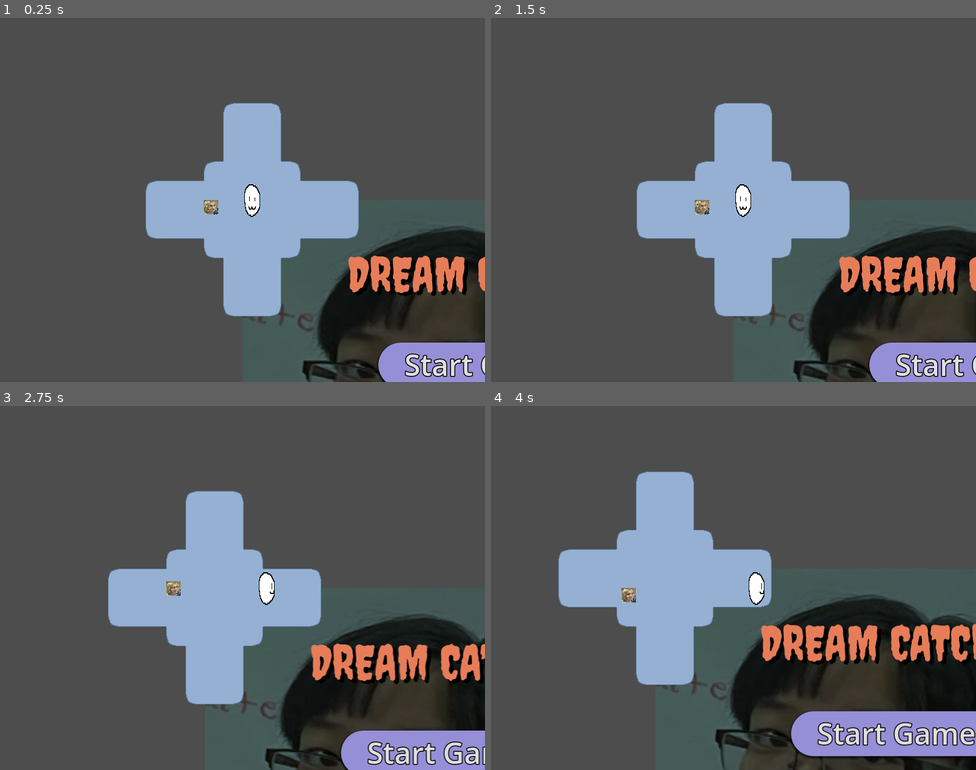
Above: before the commit, frames 1-4 (two rows, left to right).
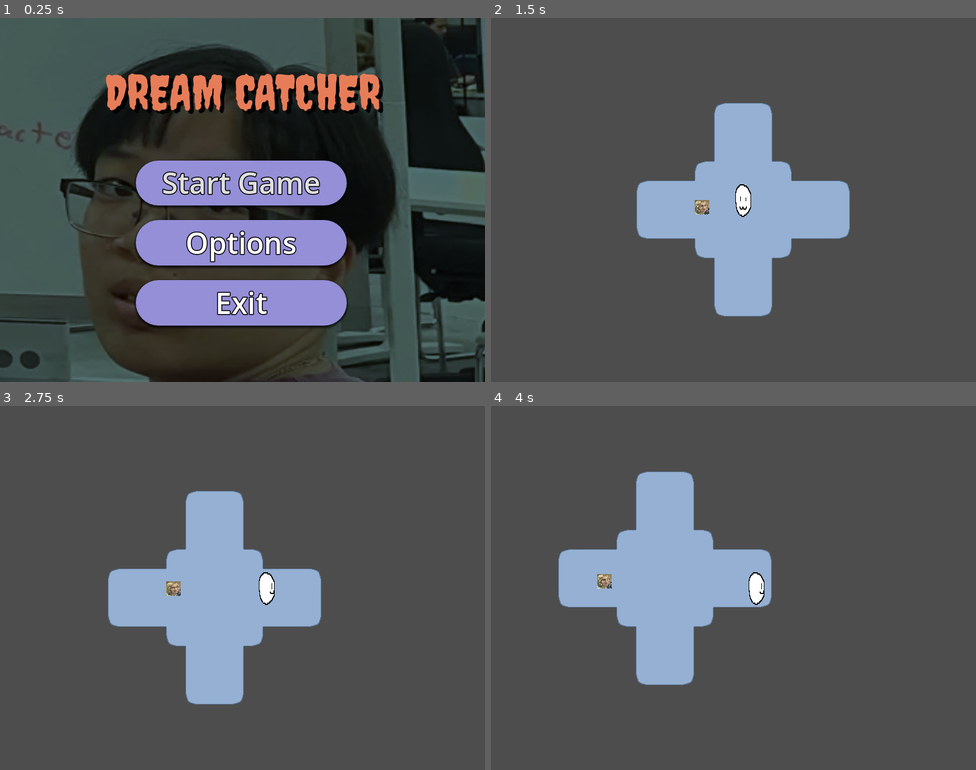
Above: after the commit, the same moments.

Repository: RubeculaBee/dream-catcher
Game: Godot game, scene res://Scenes/game.tscn
The game is run twice, just before and just after one commit, with the same random seed, the same clock (stepped at 60 frames per second) and the same inputs.
Inputs (mouse positions are in pixels of both pictures, inside the frame that each line leads up to):
- Up to frame 1 (0.25 s): no input
- Up to frame 2 (1.5 s): click "Start Game" at 0.5 s; click (975, 363) at 1.25 s, where only the run before the commit has a clickable "Start Game"
- Up to frame 3 (2.75 s): tap Enter at 2 s; move the mouse to (349, 569) at 2.02 s; hold Right (right) from 2.03 s (still down); click (349, 569) at 2.1 s
- Up to frame 4 (4 s): move the mouse to (636, 606) at 2.77 s; release Right (right) at 2.78 s; hold Down (down) 2.78-3.53 s; click (636, 606) at 2.85 s; move the mouse to (782, 507) at 3.52 s; hold Right (right) from 3.53 s (still down); click (782, 507) at 3.6 s

The runs differ from the first frame. In frame 1, 70% of the frame differs, in the area x 0-100%, y 0-100%; in frame 2, 13%; in frame 3, 16%; in frame 4, 21%.

Commit message:
start menu now leads to main game

Diff:
--- a/Scenes/game.tscn
+++ b/Scenes/game.tscn
@@ -6,6 +6,7 @@
 
 [node name="Game" type="Node"]
 script = ExtResource("1_qxrlw")
+start_room = ExtResource("2_wrm1d")
 
 [node name="MenuContainer" type="Node" parent="."]
 
@@ -13,6 +14,4 @@
 
 [node name="Rooms" type="Node" parent="."]
 
-[node name="Test Corridor Center" parent="Rooms" instance=ExtResource("2_wrm1d")]
-
 [node name="BattleContainer" type="Node" parent="."]
--- a/Scripts/game_manager.gd
+++ b/Scripts/game_manager.gd
@@ -7,6 +7,7 @@
 const TILE_SIZE: int = 32 			# width/height of a tile in pixels
 
 # Nodes
+var main_menu: MainMenu			# The main menu that loads whe nteh game starts
 var current_room: Node			# The current room the player is in
 var last_room: Node				# The last room that the player was in before a battle
 var terrain: TileMapLayer		# The terrain in the current room
@@ -15,13 +16,26 @@
 var enemies: Enemies
 var screen_transitions: Array	# An array of all the screen transitions in the current room
 
+# Exports(?)
+@export var start_room: PackedScene ## the room that should be loaded when the game starts
+
 # Contants
 const player_path: String = "res://Scenes/Gameobjects/player.tscn"	# The location of the player scene file
 const camera_path: String = "res://Scenes/Gameobjects/player_camera.tscn" # the location of the camera scene file
 const battle_path: String = "res://Scenes/BattleScene/battle.tscn" # The location of the battle scene
 
 func _ready() -> void:
-	current_room = get_node("Rooms").get_child(0)
+	main_menu = get_node("MenuContainer").get_child(0)
+
+	main_menu.start_pressed.connect(_on_mainMenu_startPressed)
+
+func _on_mainMenu_startPressed():
+	main_menu.queue_free()
+	load_overworld()
+
+func load_overworld():
+	current_room = start_room.instantiate()
+	get_node("Rooms").add_child(current_room)
 
 	var spawnpoint: Node2D = current_room.get_node("Player Spawn")
 	if spawnpoint != null:
--- a/Scripts/main_menu.gd
+++ b/Scripts/main_menu.gd
@@ -1,5 +1,8 @@
 extends Control
+class_name MainMenu
 
+#Signals
+signal start_pressed ## emit whe nstart button pressed
 
 # Called when the node enters the scene tree for the first time.
 func _ready() -> void:
@@ -12,7 +15,7 @@
 
 
 func _on_start_pressed() -> void:
-	get_tree().change_scene_to_file("res://Scenes/Rooms/Hotel_lobby.tscn")
+	start_pressed.emit()
 	print("Start pressed")
 
 
